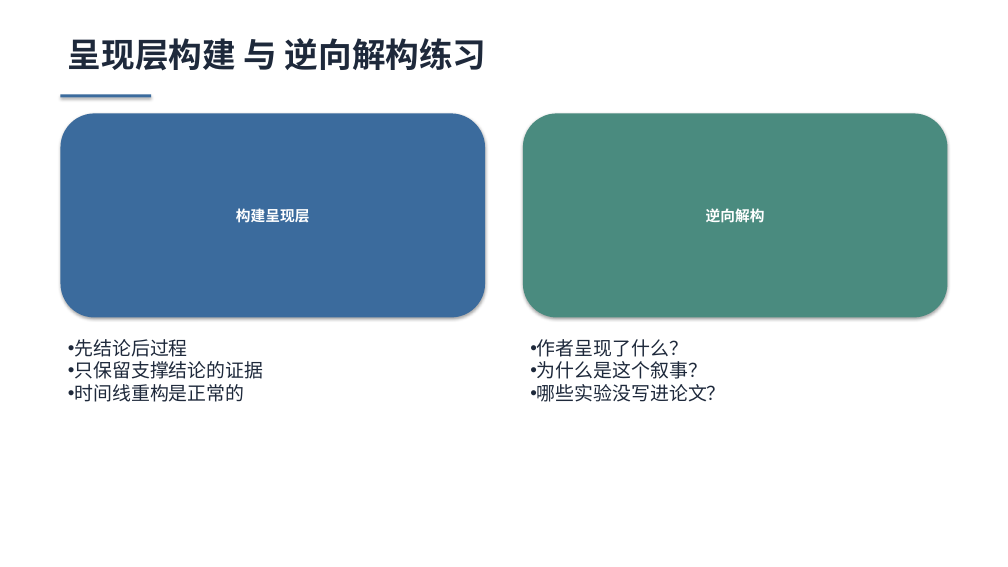
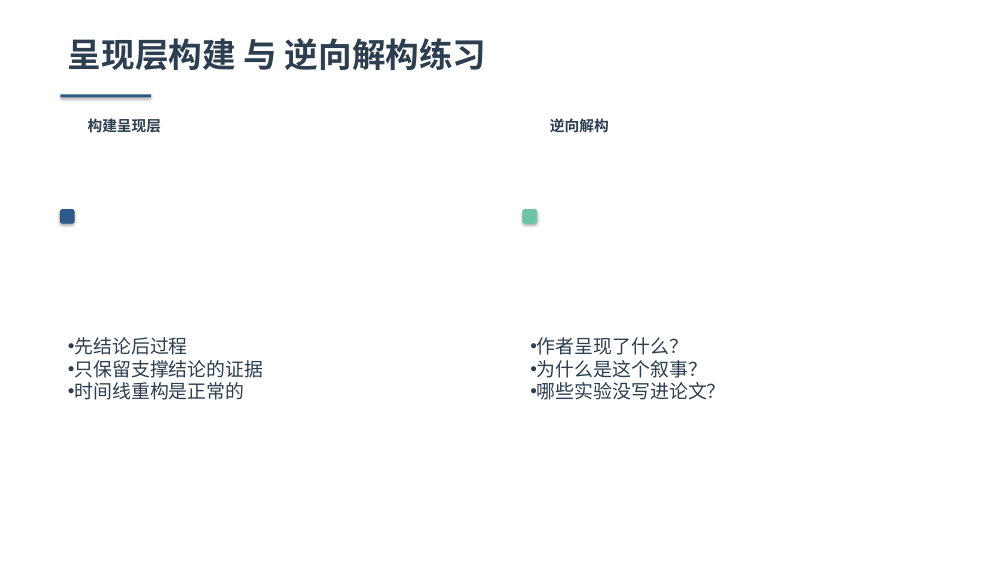
Before and after one commit to Lincyaw/paperops, a slide deck: slide 15 of examples/communication_friction/communication_friction.pptx. Drawn at 1008x567 pixels with LibreOffice and Linux fonts; fonts in the diff are those of the drawing. Boxes give left, top, right and bottom in pixels: in the first picture for what was removed or moved away, otherwise in the second. Text is boxed around its words. In the diff, an @@ line names an element or a change of style, - is before the commit and + after.

```diff
--- a/examples/communication_friction/communication_friction.pptx
+++ b/examples/communication_friction/communication_friction.pptx
@@ rectangle at box(60, 95, 151, 98): fill #3B6B9D to #2E5A88 @@
@@ text "构建呈现层": place and size @@
-text "构建呈现层" at box(60, 113, 485, 318)
+text "构建呈现层" at box(88, 118, 162, 132)
@@ text "构建呈现层" at box(88, 118, 162, 132): text colour #FFFFFF to #2C3E50; alignment centre to left; vertical alignment middle to top; fill #3B6B9D to none; shadow off @@
@@ text "逆向解构": place and size @@
-text "逆向解构" at box(523, 113, 948, 318)
+text "逆向解构" at box(550, 118, 609, 132)
@@ text "逆向解构" at box(550, 118, 609, 132): text colour #FFFFFF to #2C3E50; alignment centre to left; vertical alignment middle to top; fill #4A8B7F to none; shadow off @@
@@ rounded rectangle added at box(60, 209, 74, 223), fill #2E5A88, outline #2E5A88 1 pt @@
@@ rounded rectangle added at box(523, 209, 537, 223), fill #6BC4A6, outline #6BC4A6 1 pt @@
@@ text colour #1E293B to #2C3E50 in 3 elements at box(68, 38, 487, 71), box(74, 337, 263, 400), box(537, 337, 726, 400) @@
```
Also in this commit, not shown: 19 other slides changed, 2 other files.
